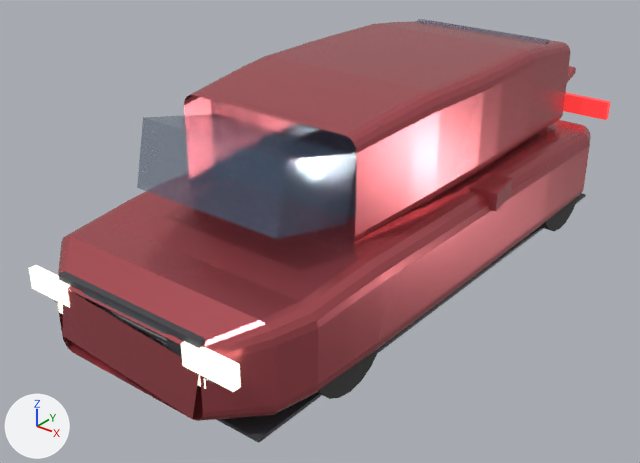
A saved change to the glTF model navigacio/models/golf.glb.
Rendered twice from a camera (50 mm lens) standing at (3.2, -4.52, 2.89) and looking at (-0.13, -0.35, 0.31). Every picture has the same lights, and +X, +Y and +Z are marked at lower left. The first picture is the older version.

Objects in the first picture: 'golf'.
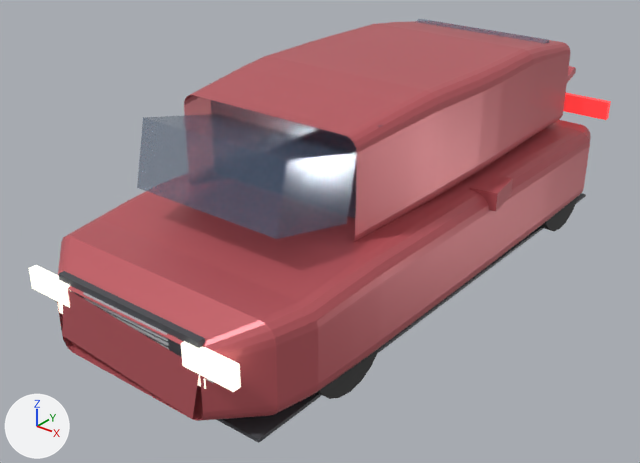
Where the change shows, as pixel boxes (x1, y1, x2, y2) in the pictures (640 x 463 px):
```json
{"object": "golf", "change": "surface changed", "before": [57, 19, 590, 421], "after": [57, 19, 590, 421]}
```

Edits to the scene script, one JSON object a line:
```json
{"op": "set", "path": "mat_paint.metallic", "old": "0.68", "new": "0.22"}
{"op": "set", "path": "mat_paint.roughness", "old": "0.26", "new": "0.38"}
{"op": "set", "path": "mat_glass.roughness", "old": "0.06", "new": "0.12"}
{"op": "set", "path": "mat_chrome.metallic", "old": "1.0", "new": "0.48"}
```
